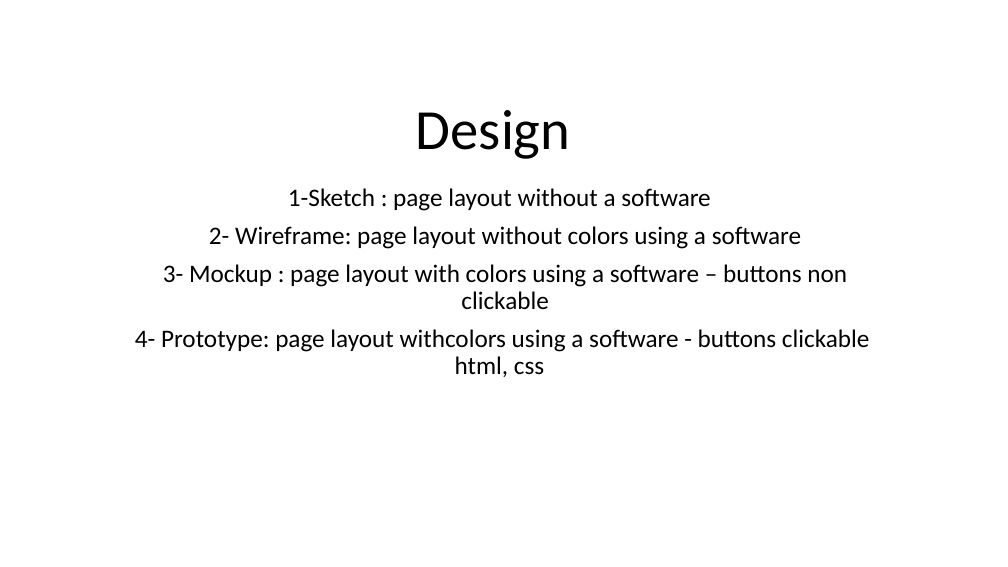
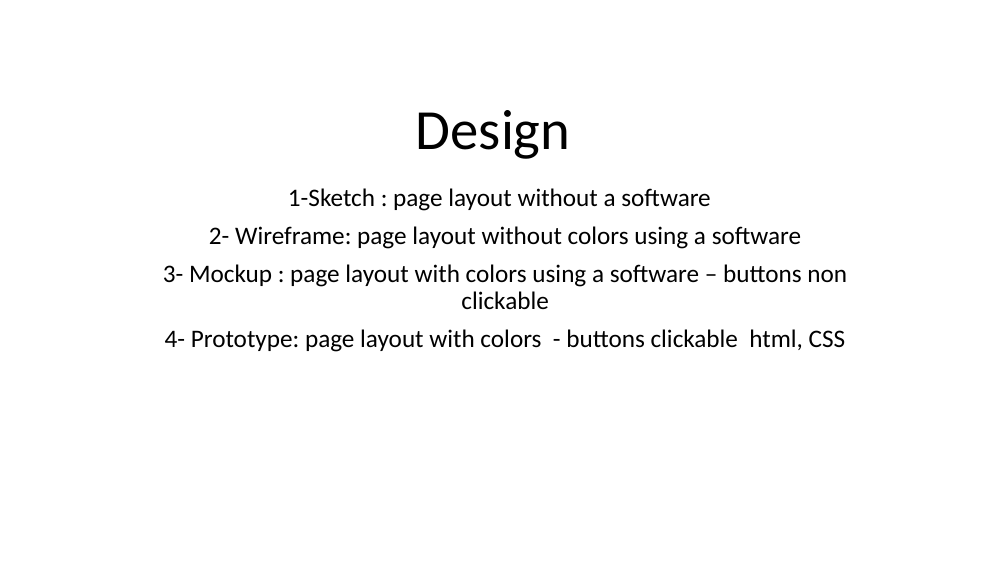
Before and after one commit to jalalkiswani-training/htu-c5-upskilling-java, a slide deck: slide 1 of Design.pptx. Drawn at 1008x567 pixels with LibreOffice and Linux fonts; fonts in the diff are those of the drawing. Boxes give left, top, right and bottom in pixels: in the first picture for what was removed or moved away, otherwise in the second. Text is boxed around its words. In the diff, an @@ line names an element or a change of style, - is before the commit and + after.

```diff
--- a/Design.pptx
+++ b/Design.pptx
@@ subtitle at bbox=[165, 329, 846, 352]: text changed @@
-4- Prototype: page layout withcolors using a software - buttons clickable html, css
+4- Prototype: page layout with colors - buttons clickable html, CSS
```
